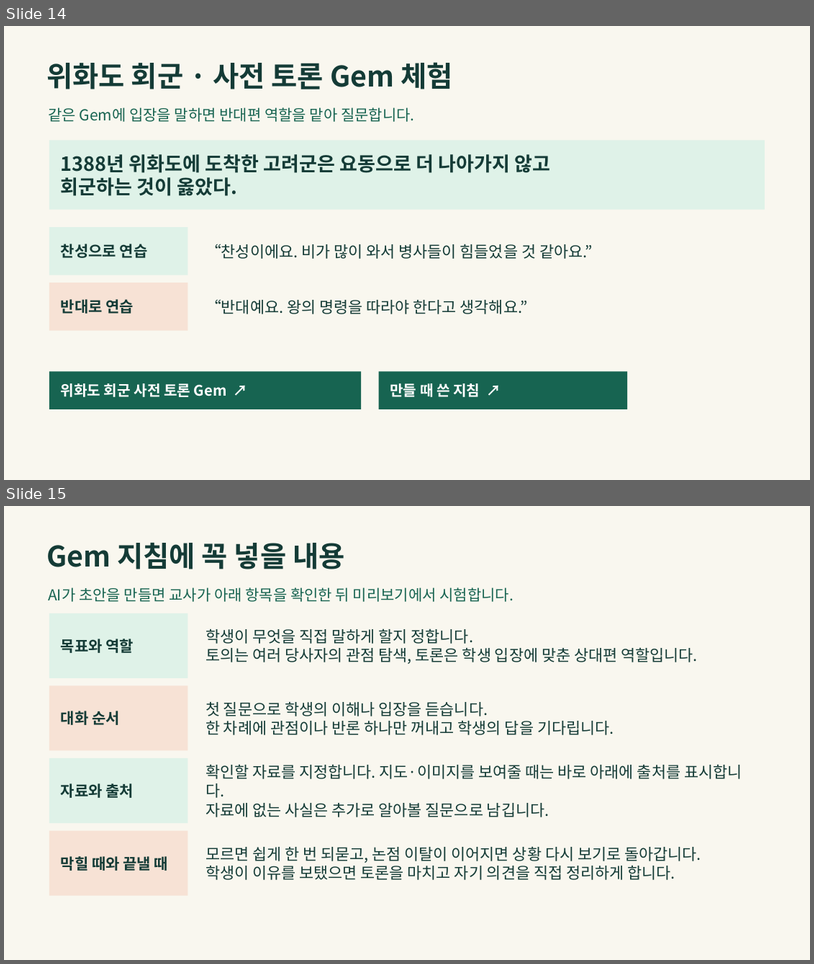
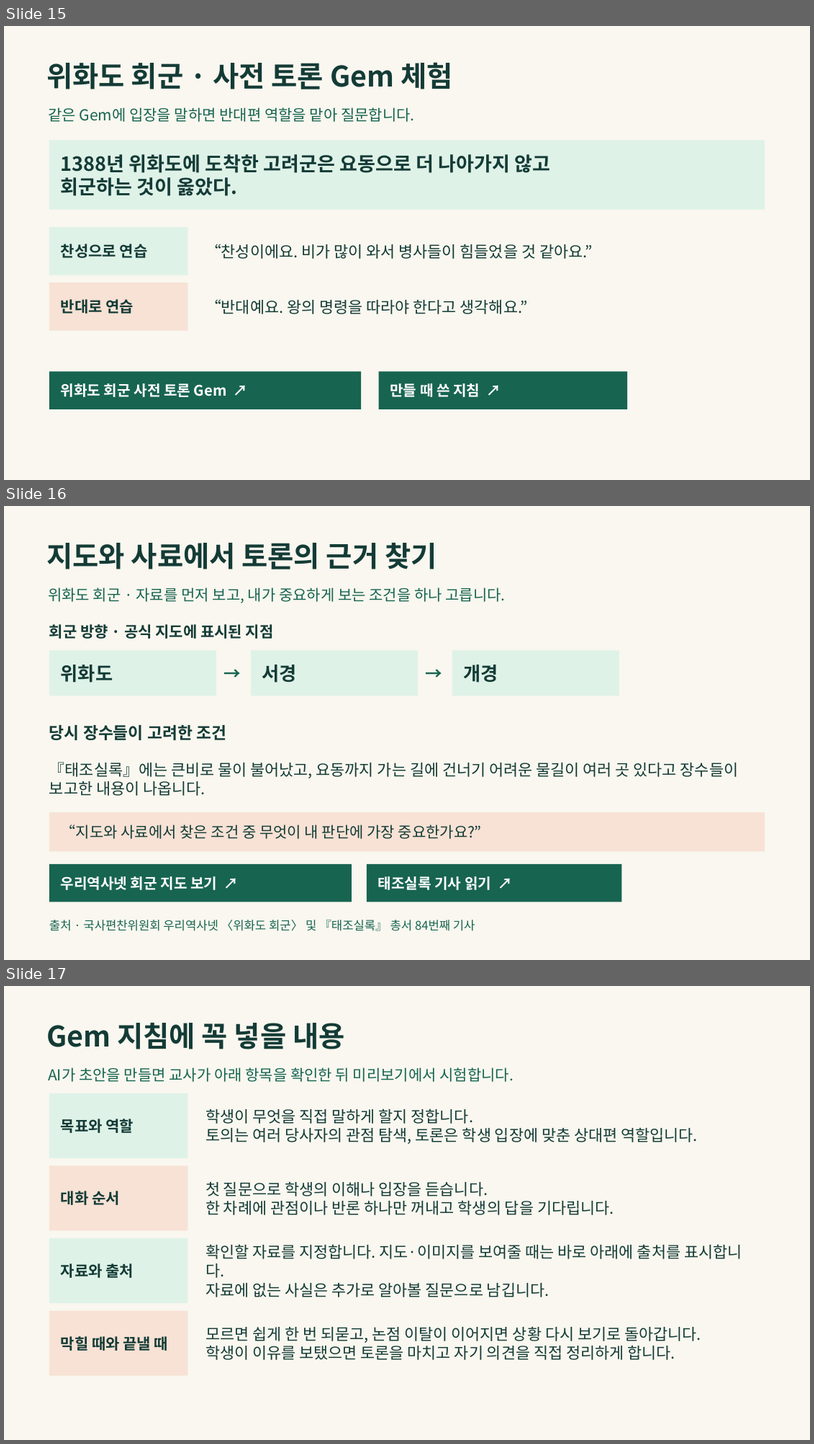
Before and after one commit to LUCKYBRIDGE/gemini-discussion, a slide deck: output/gemini-discussion.pptx. Shown one above the other, each under a label of ours: slides 14 and 15 before the commit, slides 15, 16 and 17 after it. The pictures are 814x964 and 814x1444 pixels, drawn with LibreOffice and Linux fonts; fonts in the diff are those of the drawing. Boxes give left, top, right and bottom in pixels: in the first picture for what was removed or moved away, otherwise in the second. Text is boxed around its words. In the diff, an @@ line names an element or a change of style, - is before the commit and + after.

```diff
--- a/output/gemini-discussion.pptx
+++ b/output/gemini-discussion.pptx
@@ slide 16 added at (x1=4, y1=506, x2=810, y2=960), background #F9F7EF @@
@@ text added at (x1=46, y1=543, x2=437, y2=569), 33.8 pt, text #143B36, bold @@
+지도와 사료에서 토론의 근거 찾기
@@ text added at (x1=48, y1=587, x2=506, y2=603), 18 pt, text #176451 @@
+위화도 회군 · 자료를 먼저 보고, 내가 중요하게 보는 조건을 하나 고릅니다.
@@ text added at (x1=49, y1=624, x2=274, y2=638), 18 pt, text #143B36, bold @@
+회군 방향 · 공식 지도에 표시된 지점
@@ rectangle added at (x1=49, y1=651, x2=216, y2=696), fill #DFF2E8, 22.5 pt, text #143B36, bold @@
+위화도
@@ rectangle added at (x1=251, y1=651, x2=418, y2=696), fill #DFF2E8, 22.5 pt, text #143B36, bold @@
+서경
@@ rectangle added at (x1=453, y1=651, x2=620, y2=696), fill #DFF2E8, 22.5 pt, text #143B36, bold @@
+개경
@@ text added at (x1=224, y1=658, x2=248, y2=688), 20.2 pt, text #176451, bold @@
+→
@@ text added at (x1=426, y1=658, x2=450, y2=688), 20.2 pt, text #176451, bold @@
+→
@@ text added at (x1=49, y1=725, x2=226, y2=740), 19.5 pt, text #143B36, bold @@
+당시 장수들이 고려한 조건
@@ text added at (x1=49, y1=762, x2=738, y2=795), 18.8 pt, text #143B36 @@
+『태조실록』에는 큰비로 물이 불어났고, 요동까지 가는 길에 건너기 어려운 물길이 여러 곳 있다고 장수들이 보고한 내용이 나옵니다.
@@ rectangle added at (x1=49, y1=812, x2=765, y2=852), fill #F7E2D5, 18 pt, text #143B36 @@
+“지도와 사료에서 찾은 조건 중 무엇이 내 판단에 가장 중요한가요?”
@@ rectangle added at (x1=49, y1=864, x2=352, y2=901), fill #176451, 17.2 pt, text #FFFFFF, bold @@
+우리역사넷 회군 지도 보기 ↗
@@ rectangle added at (x1=367, y1=864, x2=622, y2=901), fill #176451, 17.2 pt, text #FFFFFF, bold @@
+태조실록 기사 읽기 ↗
@@ text added at (x1=49, y1=919, x2=476, y2=931), 14.2 pt, text #176451 @@
+출처 · 국사편찬위원회 우리역사넷 〈위화도 회군〉 및 『태조실록』 총서 84번째 기사
@@ what was slide 14 is now slide 15 @@
@@ what was slide 15 is now slide 17 @@
```
Also in this commit, not shown: 2 slides changed, 1 other slide added, 1 other file.
